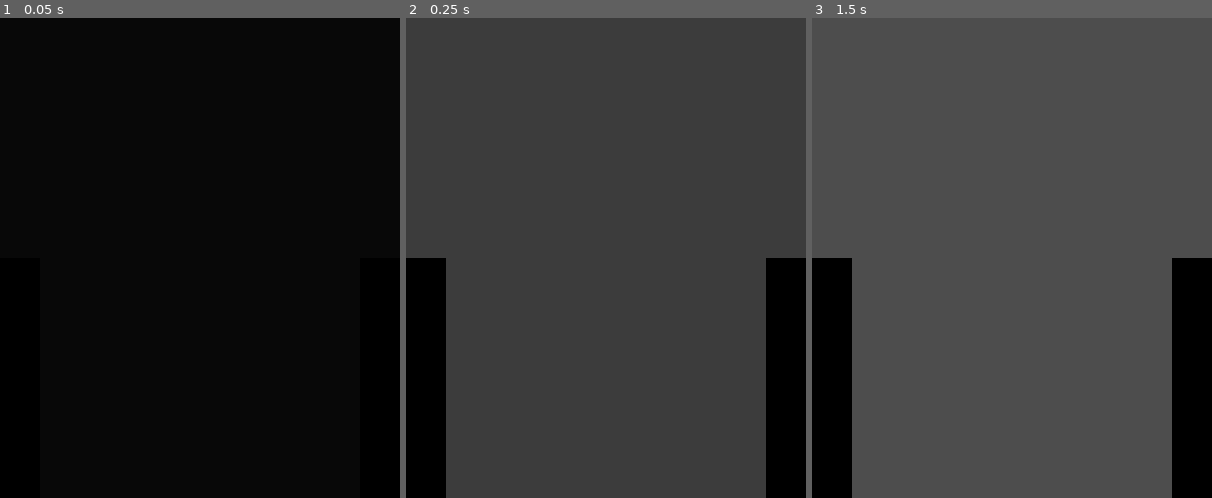
Above: before the commit, frames 1-3 (left to right).
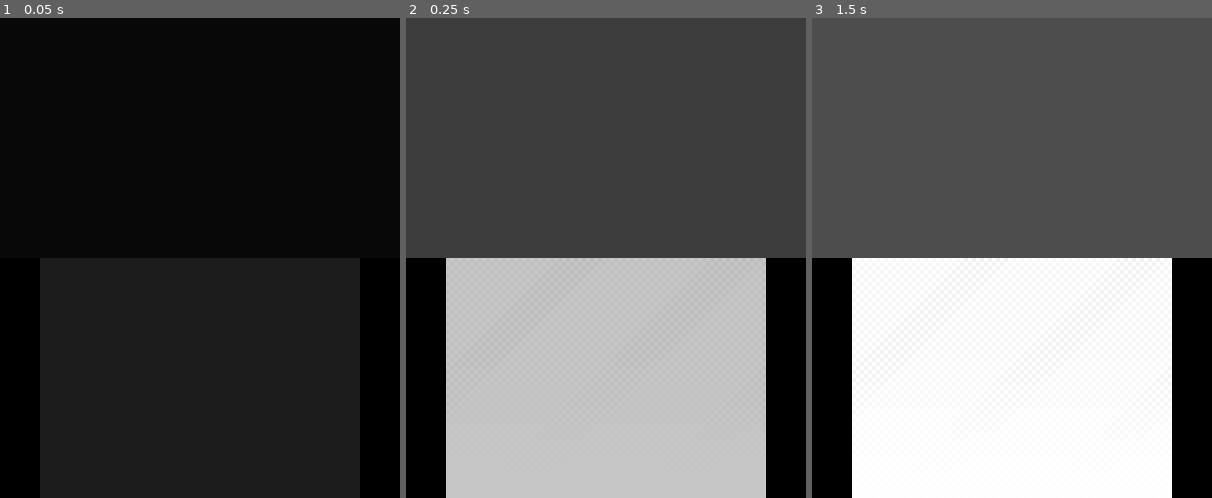
Above: after the commit, the same moments.

Repository: KevFR8/Nanica-3DX
Game: Godot game, scene res://scene/ui/main/main.tscn
Two runs of this game, one before a commit and one after it. Both use one fixed random seed, a clock stepped at 60 frames per second and the inputs below.
Inputs:
- Up to frame 1 (0.05 s): no input
- Up to frame 2 (0.25 s): no input
- Up to frame 3 (1.5 s): tap Enter at 1.25 s

The runs differ from the first frame. In frame 2, 40% of the frame differs, in the area x 10-90%, y 50-100%; in frame 3, 40%.

Commit message:
add stuff

Diff:
--- a/asset/fx/transition/fade/transition_screen.tscn
+++ b/asset/fx/transition/fade/transition_screen.tscn
@@ -1,6 +1,21 @@
 [gd_scene load_steps=5 format=3 uid="uid://dfrjfgwy0dyhc"]
 
 [ext_resource type="Script" path="res://scripts/fx/transition/fade/transition_screen.gd" id="1_x5dlp"]
+
+[sub_resource type="Animation" id="Animation_mhips"]
+length = 0.001
+tracks/0/type = "value"
+tracks/0/imported = false
+tracks/0/enabled = true
+tracks/0/path = NodePath("ColorRect:color")
+tracks/0/interp = 1
+tracks/0/loop_wrap = true
+tracks/0/keys = {
+"times": PackedFloat32Array(0),
+"transitions": PackedFloat32Array(1),
+"update": 0,
+"values": [Color(0, 0, 0, 1)]
+}
 
 [sub_resource type="Animation" id="Animation_uby37"]
 resource_name = "fade_in"
@@ -15,21 +30,6 @@
 "transitions": PackedFloat32Array(1, 1),
 "update": 0,
 "values": [Color(0, 0, 0, 1), Color(0, 0, 0, 0)]
-}
-
-[sub_resource type="Animation" id="Animation_mhips"]
-length = 0.001
-tracks/0/type = "value"
-tracks/0/imported = false
-tracks/0/enabled = true
-tracks/0/path = NodePath("ColorRect:color")
-tracks/0/interp = 1
-tracks/0/loop_wrap = true
-tracks/0/keys = {
-"times": PackedFloat32Array(0),
-"transitions": PackedFloat32Array(1),
-"update": 0,
-"values": [Color(0, 0, 0, 1)]
 }
 
 [sub_resource type="AnimationLibrary" id="AnimationLibrary_2wxeb"]
--- a/scene/ui/main/main.tscn
+++ b/scene/ui/main/main.tscn
@@ -1,6 +1,7 @@
-[gd_scene load_steps=3 format=3 uid="uid://cfv3y62xgdjw0"]
+[gd_scene load_steps=4 format=3 uid="uid://cfv3y62xgdjw0"]
 
 [ext_resource type="Texture2D" uid="uid://bl240okc5nwig" path="res://Nanica_3DX_Home_Screen_(KevFR's_remade).png" id="1_akhef"]
+[ext_resource type="Texture2D" uid="uid://pdomkga7tg3q" path="res://asset/texture/bg/main/bottom_home_menu_bg.png" id="1_ngllu"]
 
 [sub_resource type="StyleBoxFlat" id="StyleBoxFlat_wylxy"]
 bg_color = Color(0, 0, 0, 1)
@@ -12,6 +13,10 @@
 anchor_bottom = 1.0
 grow_horizontal = 2
 grow_vertical = 2
+
+[node name="Sprite2D" type="Sprite2D" parent="."]
+position = Vector2(200, 360)
+texture = ExtResource("1_ngllu")
 
 [node name="Panel" type="Panel" parent="."]
 layout_mode = 2
Binary file added: asset/texture/bg/main/bottom_home_menu_bg.png
Not shown, added: asset/texture/bg/main/bottom_home_menu_bg.png.import
